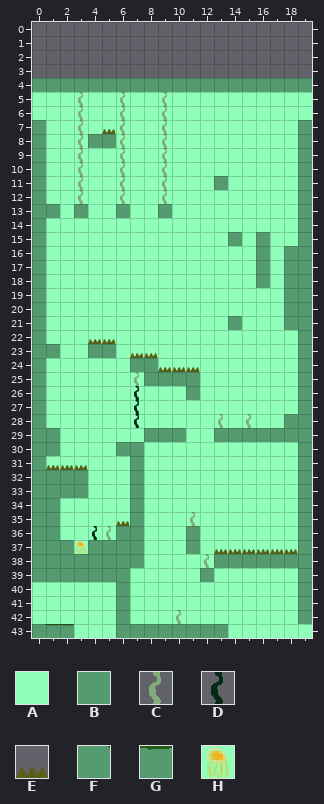
Tiled map, stored at dat/room3.tmx. The first picture shows the starting point.
Cells are 32x32 px. Shown: x 0..19, y 0..43. The old version is drawn lined up with the new one.
Key: from "tiles": A 1, B 5, C 9, D 41, E 42, F 66, G 67, H 139.
_ is an empty cell.
Layers that did not change in this view are not listed.
Layer "tileobs" before, first column x 0:
 0 ____________________
 1 ____________________
 2 ____________________
 3 ____________________
 4 BBBBBBBBBBBBBBBBBBBB
 5 ___C__C__C__________
 6 ___C__C__C__________
 7 B__C_EC__C_________B
 8 B__CBBC__C_________B
 9 B__C__C__C_________B
10 B__C__C__C_________B
11 B__C__C__C___B_____B
12 B__C__C__C_________B
13 BB_B__B__B_________B
14 B__________________B
15 B_____________B_B__B
16 B_______________B_BB
17 B_______________B_BB
18 B_______________B_BB
19 B_________________BB
20 B_________________BB
21 B_____________B___BB
22 B___EE_____________B
23 BB__BB_EE__________B
24 B______BBEEE_______B
25 B______CBBBB_______B
26 B______D___B_______B
27 B______D___________B
28 B______D_____C_C__BB
29 BB______BBB__BBBBBBB
30 BB____BB____________
31 BEEE___B____________
32 BBBB___B___________B
33 BBBB___B___________B
34 BB_____B___________B
35 BBAAAAEB___C_______B
36 BB__DCBB___B_______B
37 BBBHBBBB___B_EEEEEEB
38 BBBBBBBB____CBBBBBBB
39 BBBBBBB_____B______B
40 ______B____________B
41 ______B____________B
42 ______B___C________B
43 FGG___BBBBBBBB______
After:
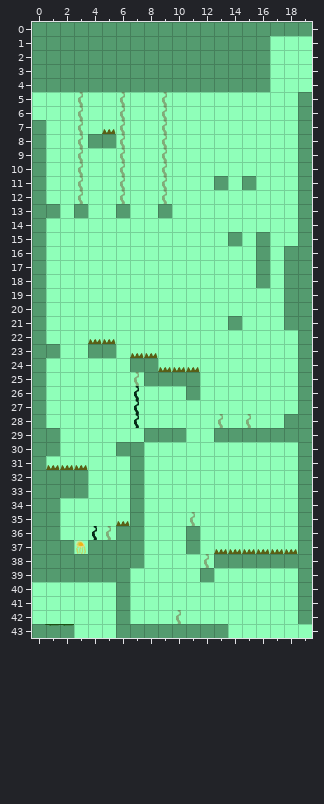
See-through tiles are keyed as they look on the map.
Commit message: clean up and test all room3 paths
Changes in this commit:
map size 20x40 -> 20x44 cells (old content now starts at 0,4; both pictures use the new coordinates)
Layer "tileobs":
y 0: x 0..19 ____________________ -> BBBBBBBBBBBBBBBBBBBB
y 1..3: x 0..19 ____________________ -> BBBBBBBBBBBBBBBBBAAA
y 4: x 17..19 BBB -> ___
y 5..6: x 19 _ -> B
y 11: x 15 _ -> B
Pixel boxes of the changes (left, top, right, bottom) in both pictures:
changed: (32, 22, 312, 120)
added: (242, 176, 256, 190)
